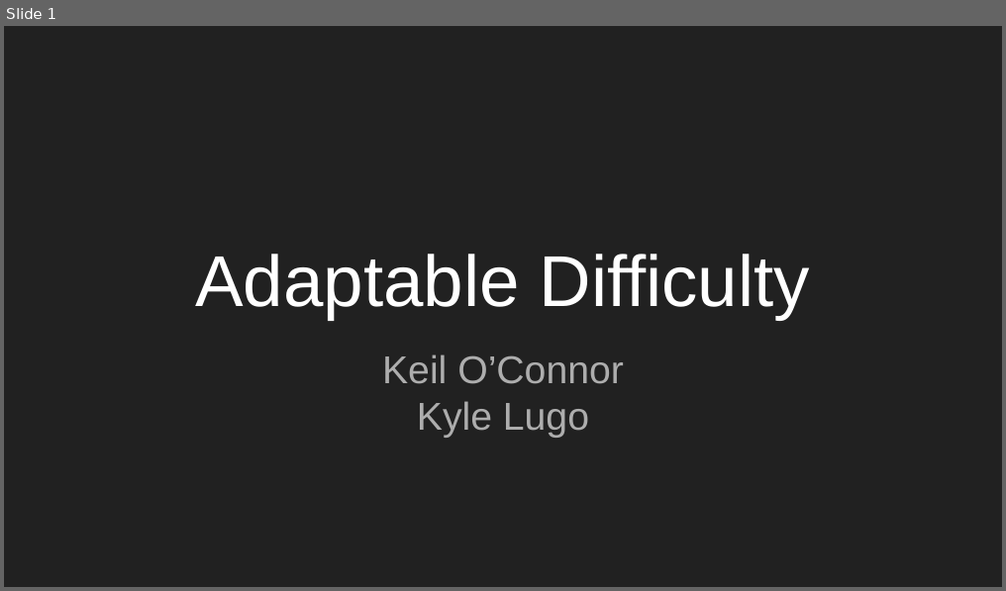
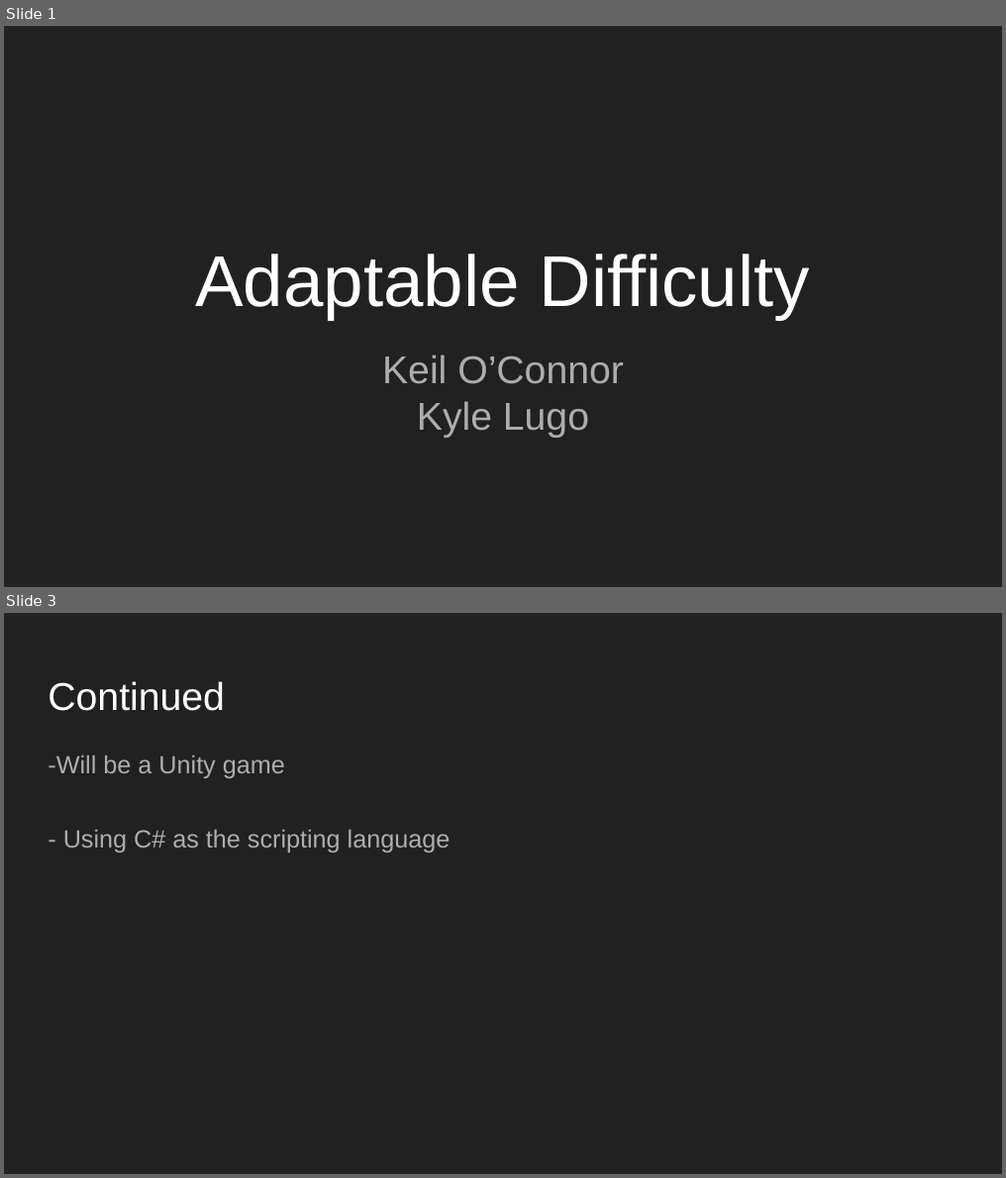
Before and after one commit to kko3/AdaptiveDifficulty, a slide deck: Ai Final persentation.pptx. Shown one above the other, each under a label of ours: slide 1 before the commit, slides 1 and 3 after it; the slides between them are not shown. The pictures are 1006x591 and 1006x1178 pixels, drawn with LibreOffice and Linux fonts; fonts in the diff are those of the drawing. Boxes give left, top, right and bottom in pixels: in the first picture for what was removed or moved away, otherwise in the second. Text is boxed around its words. In the diff, an @@ line names an element or a change of style, - is before the commit and + after.

```diff
--- a/Ai Final persentation.pptx
+++ b/Ai Final persentation.pptx
@@ slide 3 added at box(4, 613, 1002, 1174), background #212121 @@
@@ title added at box(48, 681, 225, 711), 28 pt, text #FFFFFF @@
+Continued
@@ text added at box(48, 756, 450, 853), 18 pt, text #ADADAD @@
+-Will be a Unity game
+- Using C# as the scripting language
```
Also in this commit, not shown: 1 slide changed.
